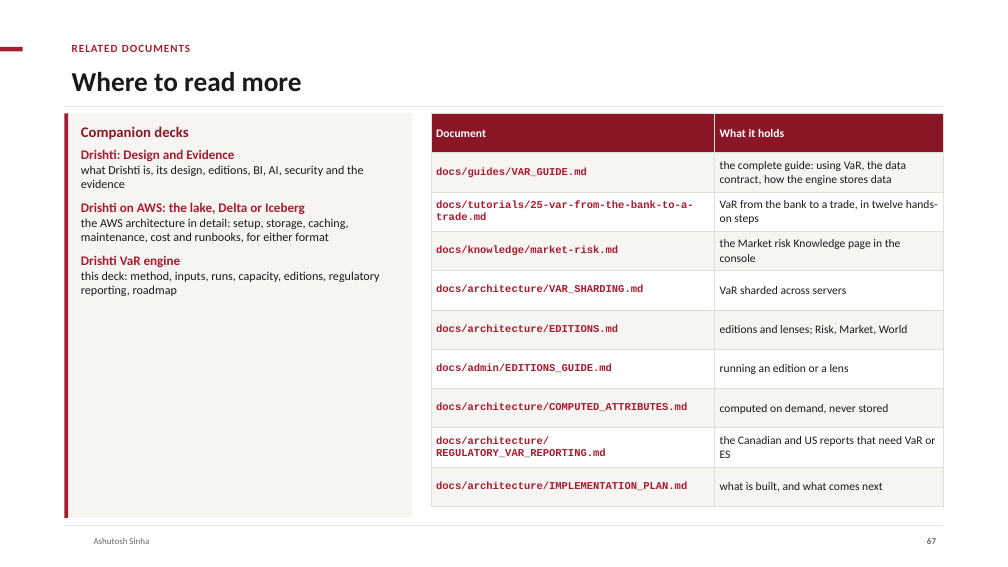
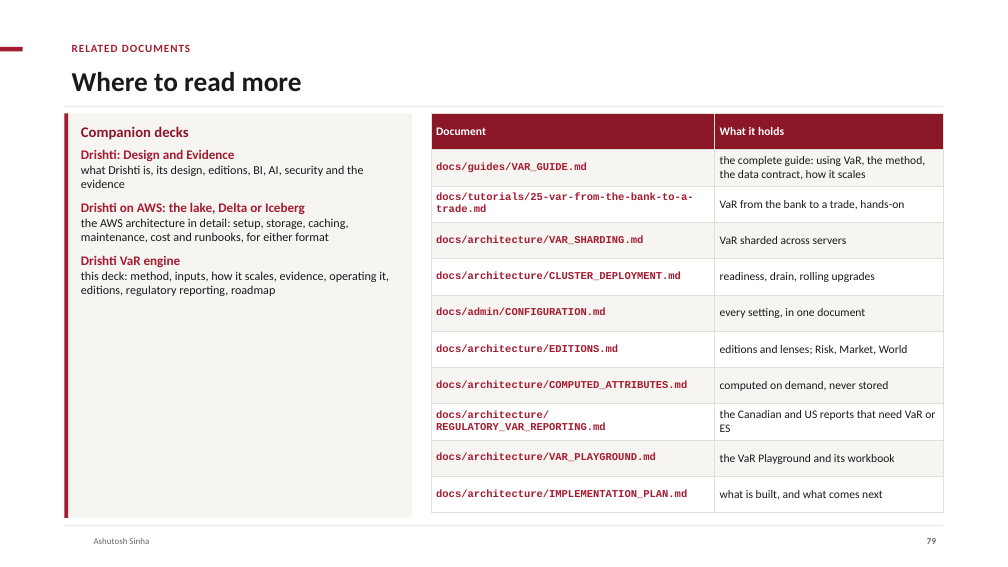
Before and after one commit to ajsinha/drishti, a slide deck: slide 79 of docs/publications/Drishti-VaR-Engine.pptx (slide 67 before the commit). Drawn at 1008x567 pixels with LibreOffice and Linux fonts; fonts in the diff are those of the drawing; background and template pictures are left out. Boxes give left, top, right and bottom in pixels: in the first picture for what was removed or moved away, otherwise in the second. Text is boxed around its words. In the diff, an @@ line names an element or a change of style, - is before the commit and + after.

```diff
--- a/docs/publications/Drishti-VaR-Engine.pptx
+++ b/docs/publications/Drishti-VaR-Engine.pptx
@@ table at (x1=431, y1=113, x2=944, y2=513) @@
-row 2: docs/guides/VAR_GUIDE.md | the complete guide: using VaR, the data contract, how the engine stores data
-row 3: docs/tutorials/25-var-from-the-bank-to-a-trade.md | VaR from the bank to a trade, in twelve hands-on steps
-row 4: docs/knowledge/market-risk.md | the Market risk Knowledge page in the console
+row 2: docs/guides/VAR_GUIDE.md | the complete guide: using VaR, the method, the data contract, how it scales
+row 3: docs/tutorials/25-var-from-the-bank-to-a-trade.md | VaR from the bank to a trade, hands-on
+row 5: docs/architecture/CLUSTER_DEPLOYMENT.md | readiness, drain, rolling upgrades
+row 6: docs/admin/CONFIGURATION.md | every setting, in one document
-row 7: docs/admin/EDITIONS_GUIDE.md | running an edition or a lens
+row 10: docs/architecture/VAR_PLAYGROUND.md | the VaR Playground and its workbook
@@ text at (x1=81, y1=271, x2=389, y2=296): text changed @@
-this deck: method, inputs, runs, capacity, editions, regulatory reporting, roadmap
+this deck: method, inputs, how it scales, evidence, operating it, editions, regulatory reporting, roadmap
@@ page number at (x1=927, y1=538, x2=936, y2=544): text changed @@
-67
+79
```
Also in this commit, not shown: 23 other slides changed, 13 slides added, 1 slide removed, 7 other files.
